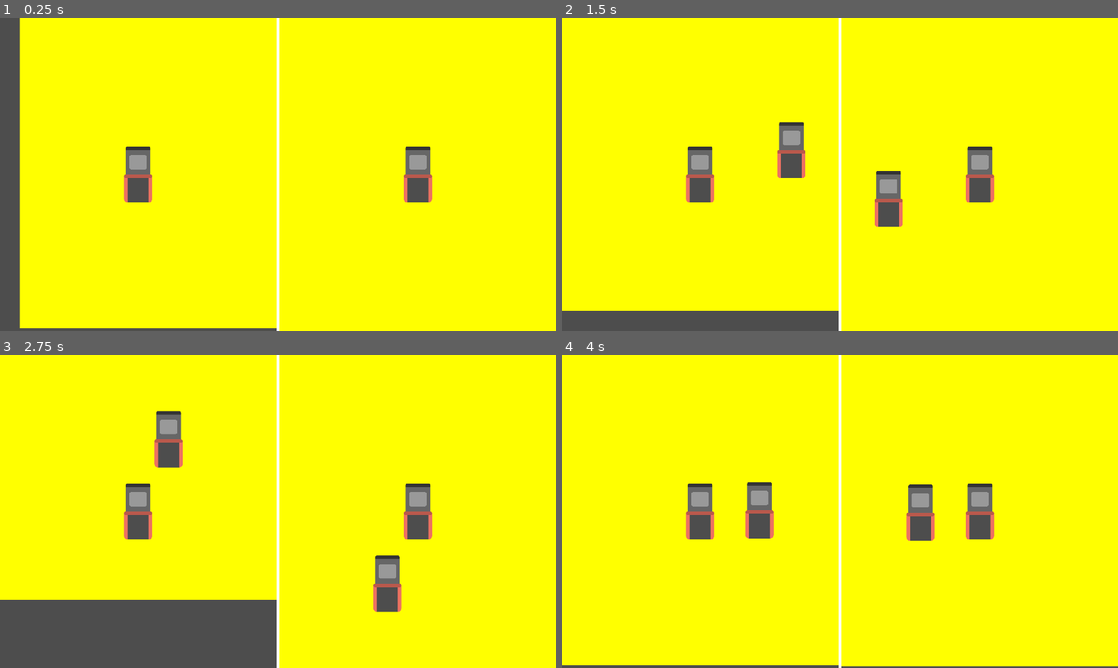
Above: before the commit, frames 1-4 (two rows, left to right).
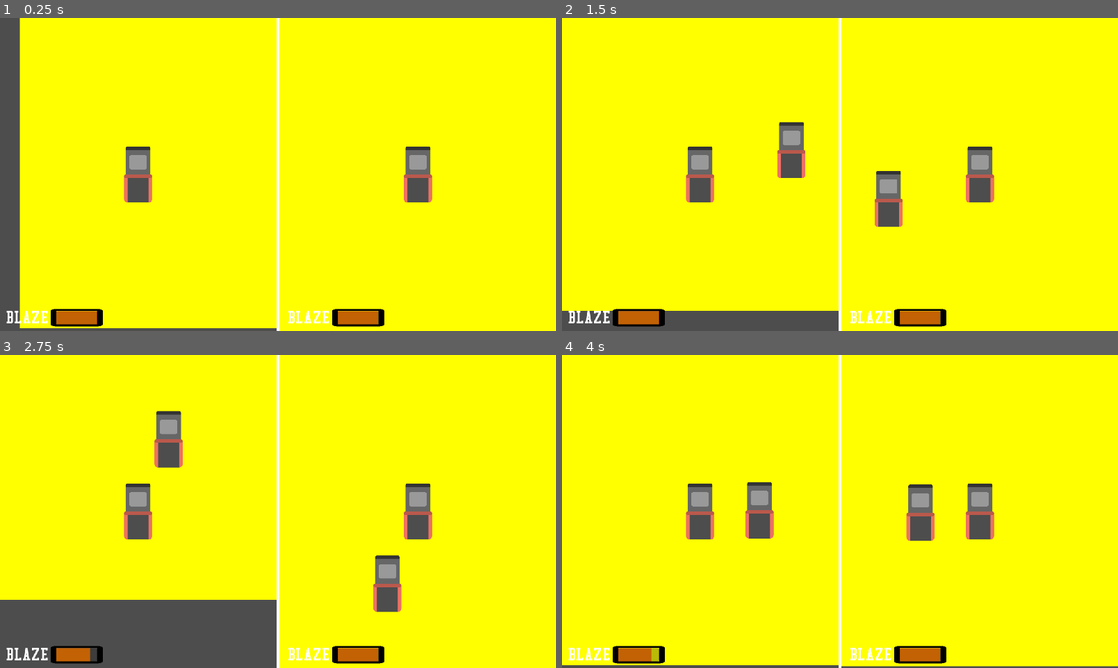
Above: after the commit, the same moments.

Repository: RoboFox031/BlazeShift
Game: Godot game, scene res://Scenes/Tracks/trackLoader.tscn
Same seed, same stepped clock (60 frames per second), same inputs: the game is played once before the commit and once after it. This scene is started directly instead of the project's main scene.
Inputs:
- Up to frame 1 (0.25 s): no input
- Up to frame 2 (1.5 s): tap Enter at 0.5 s; hold D (p1_right) 0.53-1.28 s; tap O (p1_start) at 0.6, 1.35 s; hold S (p1_down) from 1.28 s (still down)
- Up to frame 3 (2.75 s): release S (p1_down) at 2.03 s; hold D (p1_right) from 2.03 s (still down); hold L (p1_x) from 2.03 s (still down); tap O (p1_start) at 2.3 s
- Up to frame 4 (4 s): release D (p1_right) at 2.78 s; release L (p1_x) at 2.78 s; hold W (p1_up) 2.78-3.53 s; tap Down (p2_down) at 2.85 s; tap O (p1_start) at 3.05, 3.8 s; hold A (p1_left) from 3.53 s (still down); tap Left (p2_left) at 3.6 s

The runs differ from the first frame. In frame 1, 1.4% of the frame differs, in the area x 1-70%, y 92-99%; in frame 2, 1.4%; in frame 3, 1.3%; in frame 4, 1.4%.

Commit message:
bug fixes

Diff:
--- a/Scenes/Tracks/trackLoader.tscn
+++ b/Scenes/Tracks/trackLoader.tscn
@@ -1,6 +1,8 @@
-[gd_scene load_steps=2 format=3 uid="uid://cumywcavpuxlb"]
+[gd_scene load_steps=4 format=3 uid="uid://7ysc21hplbc2"]
 
 [ext_resource type="Script" path="res://Scripts/Tracks/trackLoader.gd" id="1_txhea"]
+[ext_resource type="PackedScene" uid="uid://cue3utmcv6xtp" path="res://Scenes/UI/pOneBlazeHud.tscn" id="2_8su6v"]
+[ext_resource type="PackedScene" uid="uid://btpagg2govh37" path="res://Scenes/UI/pTwoBlazeHud.tscn" id="3_2qf2f"]
 
 [node name="trackLoader" type="Node2D"]
 script = ExtResource("1_txhea")
@@ -19,6 +21,11 @@
 
 [node name="camera2d" type="Camera2D" parent="hSplitContainer/subViewportContainer/subViewport"]
 
+[node name="canvasLayer" type="CanvasLayer" parent="hSplitContainer/subViewportContainer"]
+
+[node name="pOneBlazeHud" parent="hSplitContainer/subViewportContainer/canvasLayer" instance=ExtResource("2_8su6v")]
+position = Vector2(20, 1000)
+
 [node name="subViewportContainer2" type="SubViewportContainer" parent="hSplitContainer"]
 layout_mode = 2
 
@@ -29,6 +36,11 @@
 
 [node name="camera2d" type="Camera2D" parent="hSplitContainer/subViewportContainer2/subViewport"]
 
+[node name="canvasLayer" type="CanvasLayer" parent="hSplitContainer/subViewportContainer2"]
+
+[node name="pTwoBlazeHud" parent="hSplitContainer/subViewportContainer2/canvasLayer" instance=ExtResource("3_2qf2f")]
+position = Vector2(20, 1000)
+
 [node name="colorRect" type="ColorRect" parent="."]
 offset_left = 954.0
 offset_right = 966.0
--- a/Scenes/UI/track_selection.tscn
+++ /dev/null
@@ -1,65 +0,0 @@
-[gd_scene load_steps=4 format=3 uid="uid://bardfnrn6grwc"]
-
-[ext_resource type="Script" path="res://Scripts/UI/trackSelection.gd" id="1_orx78"]
-[ext_resource type="Texture2D" uid="uid://c1gax1lttiuyu" path="res://Assets/Sprites/UI/titleScreenBackground.png" id="2_cmn5v"]
-[ext_resource type="FontFile" uid="uid://du1ji46cwnufr" path="res://Assets/Fonts/college/collegec.ttf" id="3_x4n2t"]
-
-[node name="trackSelection" type="Node2D"]
-script = ExtResource("1_orx78")
-
-[node name="background" type="Sprite2D" parent="."]
-position = Vector2(960, 540)
-scale = Vector2(1.57895, 1.29808)
-texture = ExtResource("2_cmn5v")
-metadata/_edit_lock_ = true
-
-[node name="titleLabel" type="Label" parent="."]
-offset_right = 1920.0
-offset_bottom = 529.0
-size_flags_horizontal = 0
-theme_override_colors/font_color = Color(0.765026, 0.384565, 0.0148376, 1)
-theme_override_colors/font_shadow_color = Color(0, 0, 0, 1)
-theme_override_constants/shadow_offset_x = 20
-theme_override_constants/shadow_offset_y = 11
-theme_override_fonts/font = ExtResource("3_x4n2t")
-theme_override_font_sizes/font_size = 200
-text = "TRACKS
-"
-horizontal_alignment = 1
-vertical_alignment = 1
-metadata/_edit_lock_ = true
-
-[node name="mapOne" type="ColorRect" parent="."]
-offset_left = 262.0
-offset_top = 374.0
-offset_right = 629.5
-offset_bottom = 649.0
-color = Color(0, 0, 0, 1)
-
-[node name="mapTwo" type="ColorRect" parent="."]
-offset_left = 794.0
-offset_top = 374.0
-offset_right = 1161.5
-offset_bottom = 649.0
-color = Color(0, 0, 0, 1)
-
-[node name="mapThree" type="ColorRect" parent="."]
-offset_left = 1291.0
-offset_top = 374.0
-offset_right = 1658.5
-offset_bottom = 649.0
-color = Color(0, 0, 0, 1)
-
-[node name="mapFour" type="ColorRect" parent="."]
-offset_left = 512.0
-offset_top = 676.0
-offset_right = 879.5
-offset_bottom = 951.0
-color = Color(0, 0, 0, 1)
-
-[node name="mapFive" type="ColorRect" parent="."]
-offset_left = 1048.0
-offset_top = 676.0
-offset_right = 1415.5
-offset_bottom = 951.0
-color = Color(0, 0, 0, 1)
--- a/project.godot
+++ b/project.godot
@@ -11,7 +11,7 @@
 [application]
 
 config/name="Blaze Shift"
-run/main_scene="res://Scenes/UI/track_selection.tscn"
+run/main_scene="res://Scenes/UI/trackSelection.tscn"
 config/features=PackedStringArray("4.3", "GL Compatibility")
 config/icon="res://icon.svg"
 
Not shown: 1 places in Scenes/UI/trackSelection.tscn that only renumber resources
